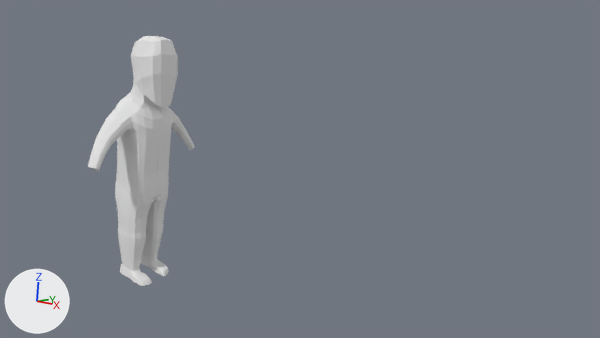
What one commit did to the Blender file PS1_Model/ps1_model.blend.
The view is the same before and after, from the file's camera 'Camera'. Every picture has the same lights, and +X, +Y and +Z are marked at lower left.

Objects in the first picture: 'Character'.
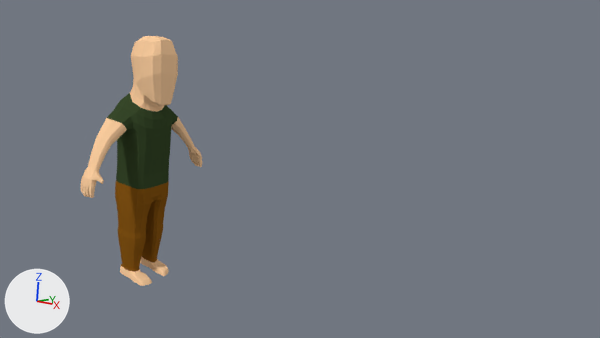
Pixel boxes [x1, y1, x2, y2] of what changed, in the pictures (600 x 338 px):
'Character', reshaped, modifiers changed (13% wider)
    before: [88, 36, 195, 286]
    after: [81, 36, 202, 286]
part 1 of me_feet, built on
    before: [141, 73, 177, 107]
    after: [81, 36, 177, 286]
part 2 of me_feet, added
    after: [188, 147, 202, 167]
part 3 of me_feet, recoloured (white to brown)
    before: [88, 36, 195, 286]
    after: [140, 36, 195, 276]
part 4 of me_feet, recoloured (white to green)
    before: [107, 93, 178, 189]
    after: [157, 105, 178, 186]
part 5 of me_feet, recoloured (white to brown)
    before: [115, 180, 169, 272]
    after: [142, 180, 169, 263]

The change in detail:
Material 'Pants' (mat_pants) is new.
Its base color is (0.242, 0.0925, 0.00775) (brown #875615).
Material 'Skin' (mat_skin) is new.
Its base color is (1.0, 0.632, 0.354) (beige #ffd0a1).
Material 'Shirt' (mat_shirt) is new.
Its base color is (0.039, 0.0668, 0.0239) (dark green #38492b).
me_feet is used by ob_character; location (0.0, 0.0, 6.0); scale (0.778, 0.778, 0.778).
me_feet had 437 vertices, 410 faces and spanned x -0.93..1.0, y 0.0..2.48, z -7.68..1.46.
me_feet now has 1104 vertices, 1094 faces and spans x -0.93..1.0, y -2.74..2.74, z -7.68..1.46.
me_feet part 1: 4 vertices removed from x 0.8..0.91, y 0.0..0.4, z -1.0..-0.89; 541 vertices added at x -0.93..1.0, y -2.74..0.42, z -7.68..1.46.
me_feet part 2: 130 vertices added at x -0.08..0.71, y 2.23..2.74, z -3.88..-2.96.
me_feet part 3: 170 faces spanning x -0.64..1.0, y 0.0..2.48, z -7.68..1.46 switch from mat_material (white #e7e7e7) to mat_skin (beige #ffd0a1).
me_feet part 4: 69 faces spanning x -0.93..0.7, y 0.0..1.53, z -4.03..-0.51 switch from mat_material (white #e7e7e7) to mat_shirt (dark green #38492b).
me_feet part 5: 164 faces spanning x -0.86..0.68, y 0.0..0.89, z -7.42..-3.96 switch from mat_material (white #e7e7e7) to mat_pants (brown #875615).
Object 'Character' (ob_character) loses its MIRROR modifier named 'Mirror'.
Modifier setting removed (it was use_axis = (False, True, False)).
